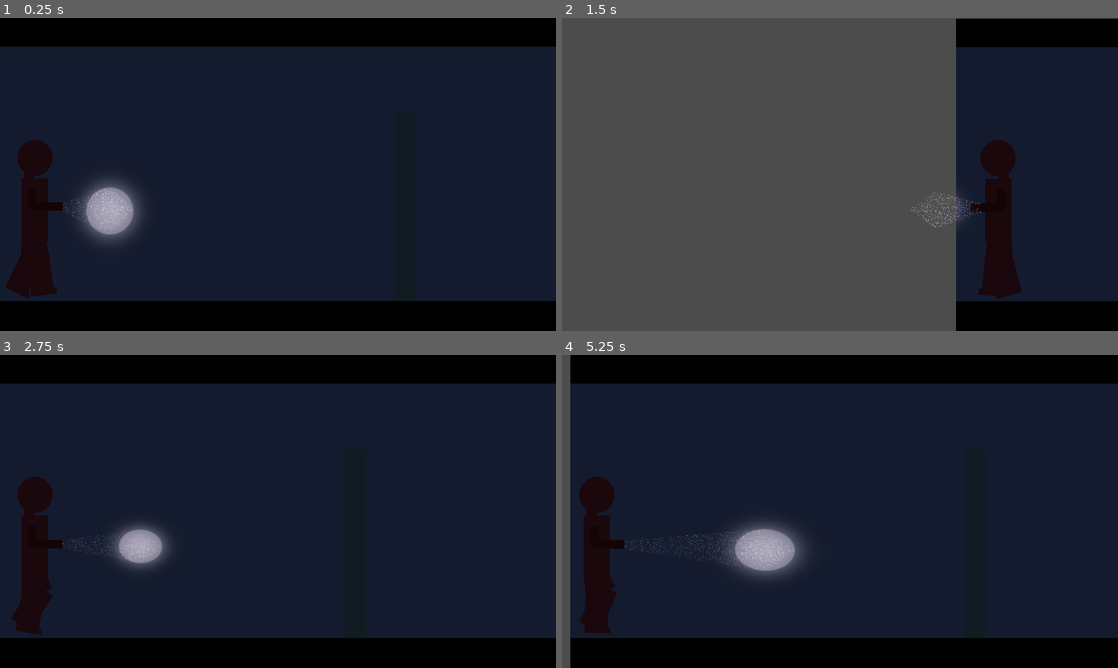
Above: before the commit, frames 1-4 (two rows, left to right).
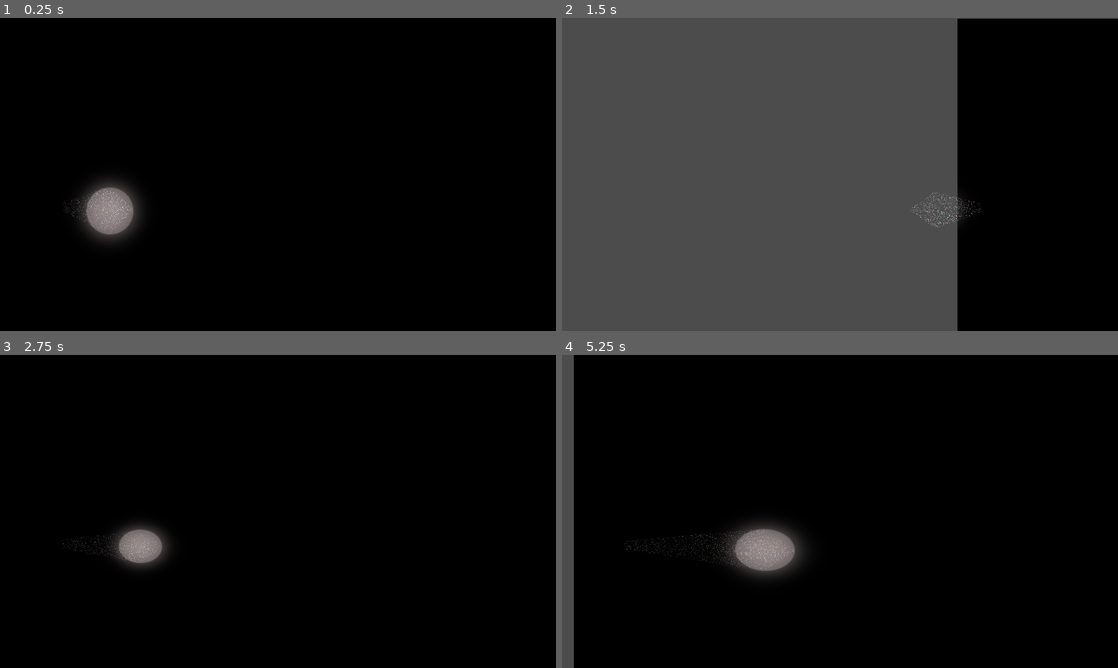
Above: after the commit, the same moments.

Repository: heroofhyla/jumpscare-juneuary
Game: Godot game, scene res://Game.tscn
The game is run twice, just before and just after one commit, with the same random seed, the same clock (stepped at 60 frames per second) and the same inputs.
Inputs (mouse positions are in pixels of both pictures, inside the frame that each line leads up to):
- Up to frame 1 (0.25 s): no input
- Up to frame 2 (1.5 s): move the mouse to (867, 174) at 0.52 s; hold D (move_right) 0.53-1.28 s; hold S (turn) 0.53-1.28 s; move the mouse to (812, 174) at 1.27 s; hold A (move_left) from 1.28 s (still down); tap S (turn) at 1.35 s
- Up to frame 3 (2.75 s): move the mouse to (289, 505) at 2.02 s; release A (move_left) at 2.03 s; hold D (move_right) from 2.03 s (still down); hold S (turn) from 2.03 s (still down)
- Up to frame 4 (5.25 s): move the mouse to (834, 517) at 2.77 s; release S (turn) at 2.78 s; tap S (turn) at 2.85, 4.35 s; move the mouse to (878, 514) at 3.52 s; release D (move_right) at 3.53 s; hold S (turn) 3.53-4.28 s; hold A (move_left) from 3.53 s (still down); move the mouse to (795, 508) at 4.27 s; move the mouse to (845, 511) at 5.02 s; hold S (turn) from 5.03 s (still down)

The runs differ from the first frame. In frame 1, 81% of the frame differs, in the area x 0-100%, y 9-91%; in frame 2, 24%; in frame 3, 81%; in frame 4, 80%.

Commit message:
Basic BGM

Diff:
--- a/godot/Game.gd
+++ b/godot/Game.gd
@@ -4,6 +4,7 @@
 func _ready():
 	Input.set_mouse_mode(Input.MOUSE_MODE_CAPTURED)
 	#Engine.time_scale = 0.125
+	AudioManager.play_music("exploring")
 
 func _input(event):
 	if event.is_action_pressed("ui_cancel"):
--- a/godot/Game.tscn
+++ b/godot/Game.tscn
@@ -14,7 +14,7 @@
 script = ExtResource( 3 )
 
 [node name="Darkness" type="CanvasModulate" parent="."]
-color = Color( 0.133333, 0.192157, 0.32549, 1 )
+color = Color( 0, 0, 0, 1 )
 
 [node name="TestBg" type="Sprite" parent="."]
 texture = ExtResource( 2 )
--- a/godot/audio/AudioPoolPlayer.gd
+++ b/godot/audio/AudioPoolPlayer.gd
@@ -13,7 +13,7 @@
 var players = []
 var next_player_id := 0
 var last_player_id := 0
-var full_path = str(get_path()) + "/" + name
+onready var full_path = str(get_path()) + "/" + name
 var audio_persist = null
 
 func _ready():
--- a/godot/player/Player.gd
+++ b/godot/player/Player.gd
@@ -48,11 +48,13 @@
 
 # Default "stand and walk and look around" state. Player is in full control.
 class ExploreState extends EntityState:
+	var animation_player
 	func _init(entity).(entity):
+		animation_player = entity.get_node("AnimationPlayer")
 		pass
 
 	func enter():
-		_entity.get_node("AnimationPlayer").play("Walk")
+		animation_player.play("Stand")
 		var body:Sprite = _entity.get_node("Body")
 		if _entity.facing == 1:
 			body.scale.x = 1
@@ -71,36 +73,19 @@
 	func physics_process(delta):
 		var x_input = Input.get_action_strength("move_right") - Input.get_action_strength("move_left")
 		if x_input == 0:
-			return StandState.new(_entity)
+			animation_player.play("Stand")
+		elif _entity.facing == 1:
+			if x_input > 0:
+				animation_player.play("Walk")
+			else:
+				animation_player.play("BackWalk")
+		else:
+			if x_input < 0:
+				animation_player.play("Walk")
+			else:
+				animation_player.play("BackWalk")
 		_entity.velocity.x = x_input * _entity.max_speed
 		_entity.velocity = _entity.move_and_slide(_entity.velocity)
-
-
-class StandState extends EntityState:
-	func _init(entity).(entity):
-		pass
-
-	func enter():
-		_entity.get_node("AnimationPlayer").play("Stand")
-		var body:Sprite = _entity.get_node("Body")
-		if _entity.facing == 1:
-			body.scale.x = 1
-		else:
-			body.scale.x = -1
-	func input(event):
-		if event is InputEventMouseMotion:
-			var rel = event.relative
-			_entity.flashlight.position += rel
-			_entity.update_flashlight()
-			return
-
-		if event.is_action_pressed("turn"):
-			return TurningState.new(_entity)
-
-	func physics_process(delta):
-		var x_input = Input.get_action_strength("move_right") - Input.get_action_strength("move_left")
-		if x_input != 0:
-			return ExploreState.new(_entity)
 
 
 class TurningState extends EntityState:
@@ -119,6 +104,7 @@
 		pass
 
 	func enter():
+		_entity.get_node("AnimationPlayer").play("Stand")
 		var tween_speed = 0.75
 		if _entity.facing == 1:
 			tween.interpolate_property(camera, "position", camera.position, _entity.left_camera_position, tween_speed)
@@ -143,4 +129,4 @@
 		_entity.update_flashlight(false)
 
 	func tween_all_completed():
-		return StandState.new(_entity)
+		return ExploreState.new(_entity)
--- a/godot/player/Player.tscn
+++ b/godot/player/Player.tscn
@@ -19,6 +19,131 @@
 
 [sub_resource type="CanvasItemMaterial" id=4]
 light_mode = 1
+
+[sub_resource type="Animation" id=8]
+resource_name = "BackWalk"
+length = 2.0
+loop = true
+tracks/0/type = "value"
+tracks/0/path = NodePath("../Body:position")
+tracks/0/interp = 1
+tracks/0/loop_wrap = true
+tracks/0/imported = false
+tracks/0/enabled = true
+tracks/0/keys = {
+"times": PoolRealArray( 0 ),
+"transitions": PoolRealArray( 1 ),
+"update": 0,
+"values": [ Vector2( 0, 0 ) ]
+}
+tracks/1/type = "value"
+tracks/1/path = NodePath("../Body:rotation_degrees")
+tracks/1/interp = 1
+tracks/1/loop_wrap = true
+tracks/1/imported = false
+tracks/1/enabled = true
+tracks/1/keys = {
+"times": PoolRealArray( 0 ),
+"transitions": PoolRealArray( 1 ),
+"update": 0,
+"values": [ 0.0 ]
+}
+tracks/2/type = "value"
+tracks/2/path = NodePath("../Body/FrontThigh:position")
+tracks/2/interp = 1
+tracks/2/loop_wrap = true
+tracks/2/imported = false
+tracks/2/enabled = true
+tracks/2/keys = {
+"times": PoolRealArray( 0 ),
+"transitions": PoolRealArray( 1 ),
+"update": 0,
+"values": [ Vector2( -15, 38 ) ]
+}
+tracks/3/type = "value"
+tracks/3/path = NodePath("../Body/FrontThigh:rotation_degrees")
+tracks/3/interp = 1
+tracks/3/loop_wrap = true
+tracks/3/imported = false
+tracks/3/enabled = true
+tracks/3/keys = {
+"times": PoolRealArray( 0, 0.5, 1, 1.5 ),
+"transitions": PoolRealArray( 1, 1, 1, 1 ),
+"update": 0,
+"values": [ 23.1542, 23.9499, -32.8678, -11.9651 ]
+}
+tracks/4/type = "value"
+tracks/4/path = NodePath("../Body/FrontThigh/FrontShin:position")
+tracks/4/interp = 1
+tracks/4/loop_wrap = true
+tracks/4/imported = false
+tracks/4/enabled = true
+tracks/4/keys = {
+"times": PoolRealArray( 0 ),
+"transitions": PoolRealArray( 1 ),
+"update": 0,
+"values": [ Vector2( 2, 49 ) ]
+}
+tracks/5/type = "value"
+tracks/5/path = NodePath("../Body/FrontThigh/FrontShin:rotation_degrees")
+tracks/5/interp = 1
+tracks/5/loop_wrap = true
+tracks/5/imported = false
+tracks/5/enabled = true
+tracks/5/keys = {
+"times": PoolRealArray( 0, 0.5, 1, 1.5 ),
+"transitions": PoolRealArray( 1, 1, 1, 1 ),
+"update": 0,
+"values": [ 22.3802, -2.34454, -3.14303, 27.4615 ]
+}
+tracks/6/type = "value"
+tracks/6/path = NodePath("../Body/BackThigh:position")
+tracks/6/interp = 1
+tracks/6/loop_wrap = true
+tracks/6/imported = false
+tracks/6/enabled = true
+tracks/6/keys = {
+"times": PoolRealArray( 0 ),
+"transitions": PoolRealArray( 1 ),
+"update": 0,
+"values": [ Vector2( -15, 38 ) ]
+}
+tracks/7/type = "value"
+tracks/7/path = NodePath("../Body/BackThigh:rotation_degrees")
+tracks/7/interp = 1
+tracks/7/loop_wrap = true
+tracks/7/imported = false
+tracks/7/enabled = true
+tracks/7/keys = {
+"times": PoolRealArray( 0, 0.5, 1, 1.5 ),
+"transitions": PoolRealArray( 1, 1, 1, 1 ),
+"update": 0,
+"values": [ -26.0642, -13.4682, 5.84252, 14.1571 ]
+}
+tracks/8/type = "value"
+tracks/8/path = NodePath("../Body/BackThigh/BackShin:position")
+tracks/8/interp = 1
+tracks/8/loop_wrap = true
+tracks/8/imported = false
+tracks/8/enabled = true
+tracks/8/keys = {
+"times": PoolRealArray( 0 ),
+"transitions": PoolRealArray( 1 ),
+"update": 0,
+"values": [ Vector2( 2, 49 ) ]
+}
+tracks/9/type = "value"
+tracks/9/path = NodePath("../Body/BackThigh/BackShin:rotation_degrees")
+tracks/9/interp = 1
+tracks/9/loop_wrap = true
+tracks/9/imported = false
+tracks/9/enabled = true
+tracks/9/keys = {
+"times": PoolRealArray( 0, 0.5, 1, 1.5 ),
+"transitions": PoolRealArray( 1, 1, 1, 1 ),
+"update": 0,
+"values": [ -3.481, 43.3412, 43.3666, 10.7077 ]
+}
 
 [sub_resource type="Animation" id=5]
 length = 0.001
@@ -521,10 +646,11 @@
 
 [node name="AnimationPlayer" type="AnimationPlayer" parent="."]
 root_node = NodePath(".")
+anims/BackWalk = SubResource( 8 )
 anims/RESET = SubResource( 5 )
 anims/Stand = SubResource( 6 )
 anims/Walk = SubResource( 7 )
-blend_times = [ "Stand", "Walk", 0.5, "Walk", "Stand", 0.5 ]
+blend_times = [ "BackWalk", "Stand", 0.25, "BackWalk", "Walk", 0.25, "Stand", "BackWalk", 0.5, "Stand", "Walk", 0.5, "Walk", "BackWalk", 0.25, "Walk", "Stand", 0.25 ]
 
 [node name="StateTimer" type="Timer" parent="."]
 
--- a/godot/project.godot
+++ b/godot/project.godot
@@ -65,6 +65,7 @@
 [autoload]
 
 Persistence="*res://global_state/Persistence.gd"
+AudioManager="*res://audio/AudioManager.tscn"
 
 [display]
 
Not shown, added: godot/audio/music/exploring.ogg.import
Not shown: 1 places in godot/player/Player.tscn that only renumber resources
Not shown, added: godot/audio/music/exploring.mmpz
Not shown, added: godot/audio/music/exploring.ogg
Not shown, added: ideas.txt
